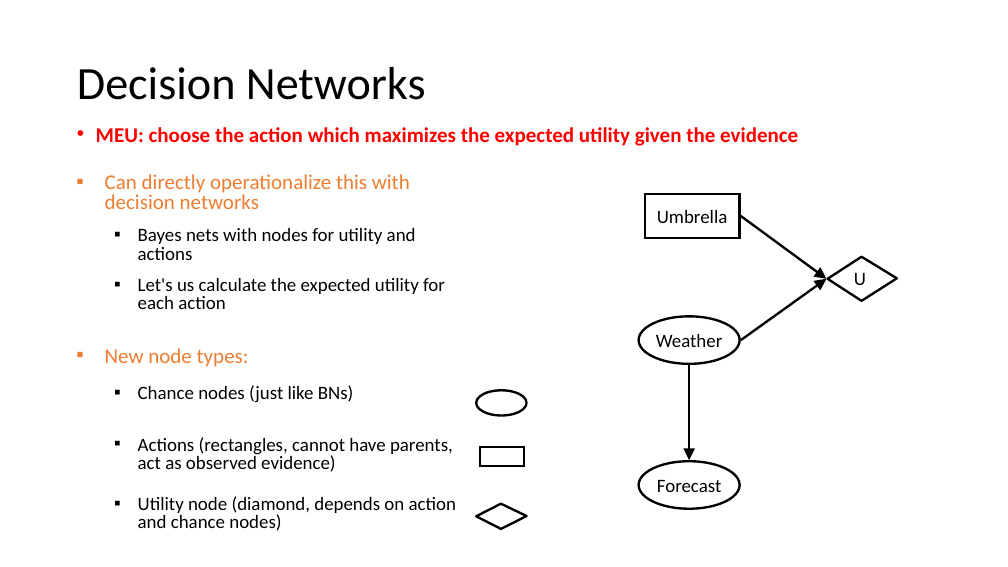
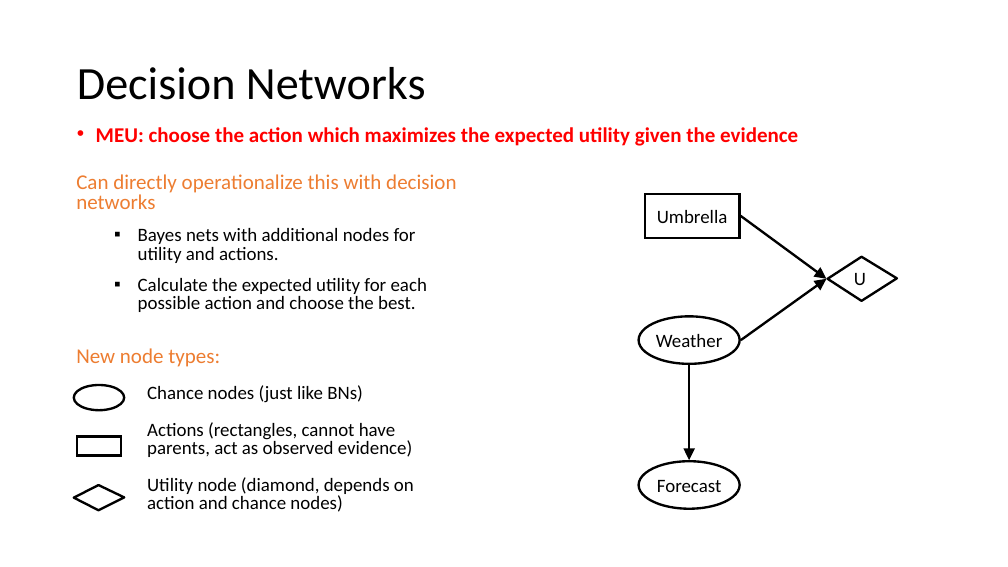
Before and after one commit to mhahsler/CS7320-AI, a slide deck: slide 10 of slides/16_decision_making.pptx. Drawn at 1008x567 pixels with LibreOffice and Linux fonts; fonts in the diff are those of the drawing. Boxes give left, top, right and bottom in pixels: in the first picture for what was removed or moved away, otherwise in the second. Text is boxed around its words. In the diff, an @@ line names an element or a change of style, - is before the commit and + after.

```diff
--- a/slides/16_decision_making.pptx
+++ b/slides/16_decision_making.pptx
@@ text at (x1=76, y1=174, x2=456, y2=512): bullet ▪ to none; list level 2 to 3 in "Chance nodes (just like BNs)"; list level 2 to 3 in "Actions (rectangles, cannot have parents, ..."; list level 2 to 3 in "Utility node (diamond, depends on ..." @@
@@ text at (x1=138, y1=228, x2=427, y2=312): text changed @@
-  ▪ Bayes nets with nodes for utility and actions
-  ▪ Let's us calculate the expected utility for each action
+  ▪ Bayes nets with additional nodes for utility and actions.
+  ▪ Calculate the expected utility for each possible action and choose the best.
@@ ellipse moved from (x1=476, y1=390, x2=527, y2=415) to (x1=74, y1=385, x2=125, y2=410) @@
@@ rectangle moved from (x1=480, y1=447, x2=524, y2=466) to (x1=77, y1=437, x2=121, y2=456) @@
@@ freeform shape moved from (x1=476, y1=504, x2=527, y2=529) to (x1=74, y1=485, x2=125, y2=510) @@
```
Also in this commit, not shown: 8 other slides changed, 1 slide added, 1 slide removed, 1 other file.
